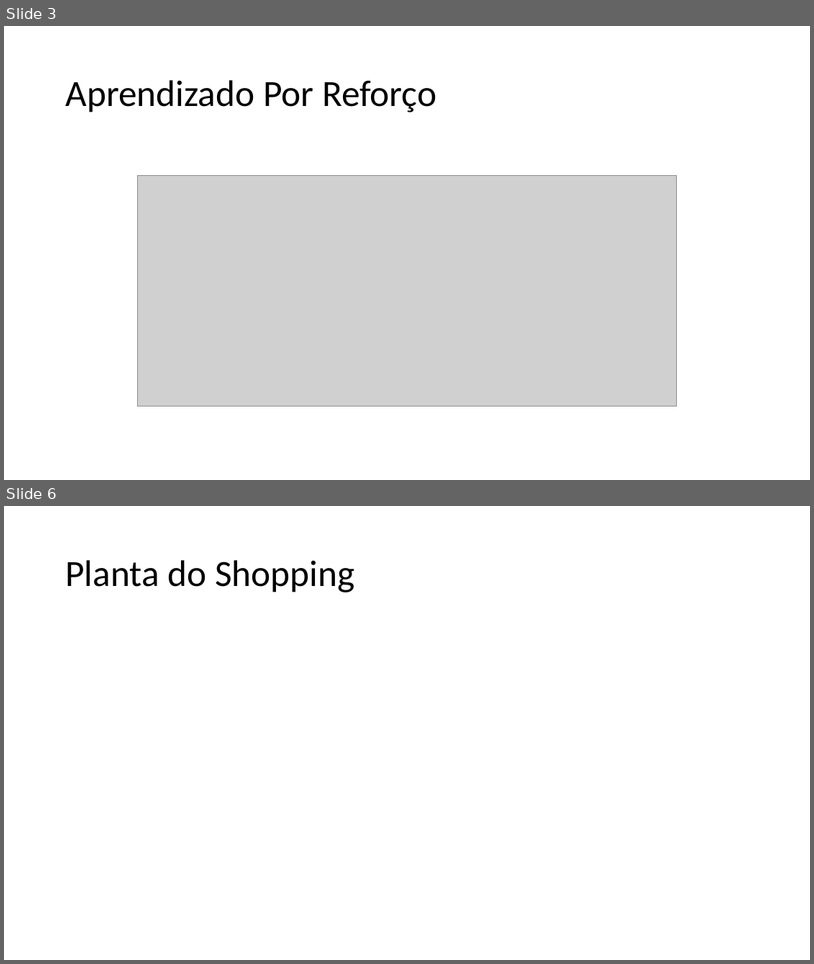
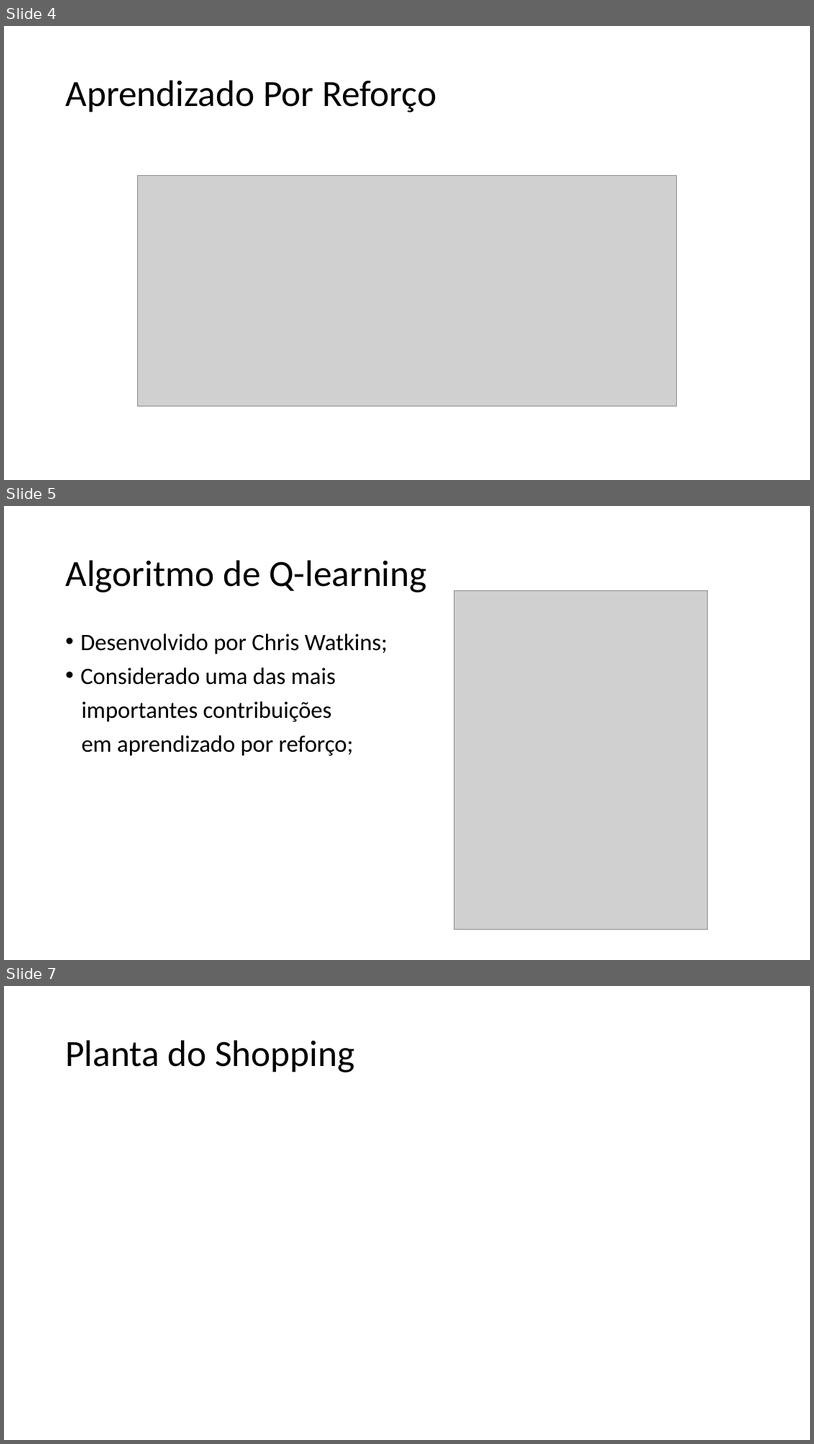
Before and after one commit to Marcosnto/ia-shopping-peixoto-robot, a slide deck: Apresentação/Slide.pptx. Shown one above the other, each under a label of ours: slides 3 and 6 before the commit, slides 4, 5 and 7 after it; the slides between them are not shown. The pictures are 814x964 and 814x1444 pixels, drawn with LibreOffice and Linux fonts; fonts in the diff are those of the drawing; grey boxes stand for pictures. Boxes give left, top, right and bottom in pixels: in the first picture for what was removed or moved away, otherwise in the second. Text is boxed around its words. In the diff, an @@ line names an element or a change of style, - is before the commit and + after.

```diff
--- a/Apresentação/Slide.pptx
+++ b/Apresentação/Slide.pptx
@@ slide 5 added at (4, 506, 810, 960), background #FFFFFF @@
@@ title added at (65, 560, 427, 592), 44 pt, text #000000 @@
+Algoritmo de Q-learning
@@ picture added at (455, 591, 708, 929) @@
@@ text added at (80, 633, 388, 756), 28 pt, text #000000 @@
+• Desenvolvido por Chris Watkins;
+• Considerado uma das mais
+importantes contribuições
+em aprendizado por reforço;
@@ what was slide 3 is now slide 4 @@
@@ what was slide 6 is now slide 7 @@
```
Also in this commit, not shown: 3 slides changed.
